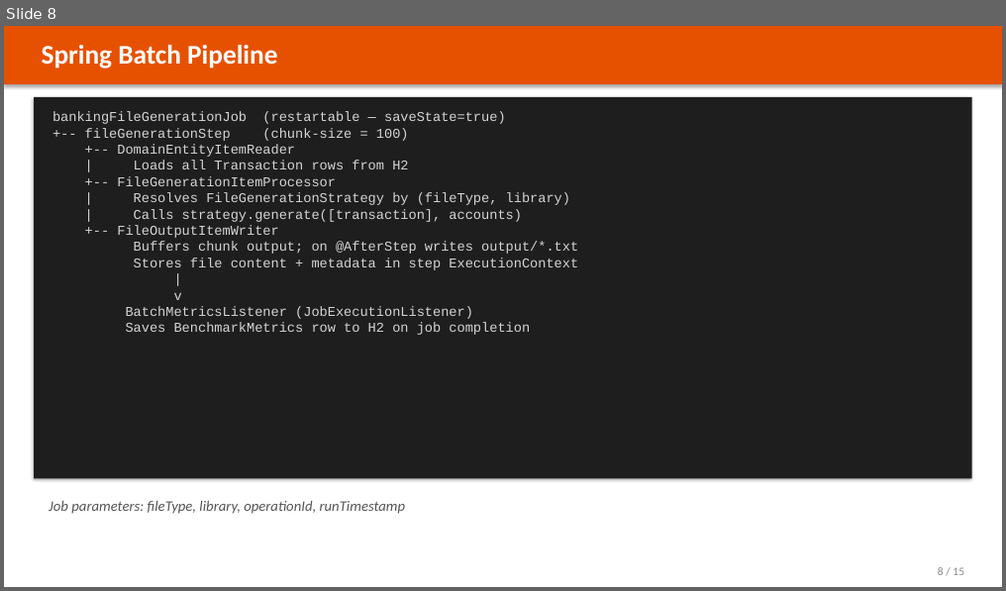
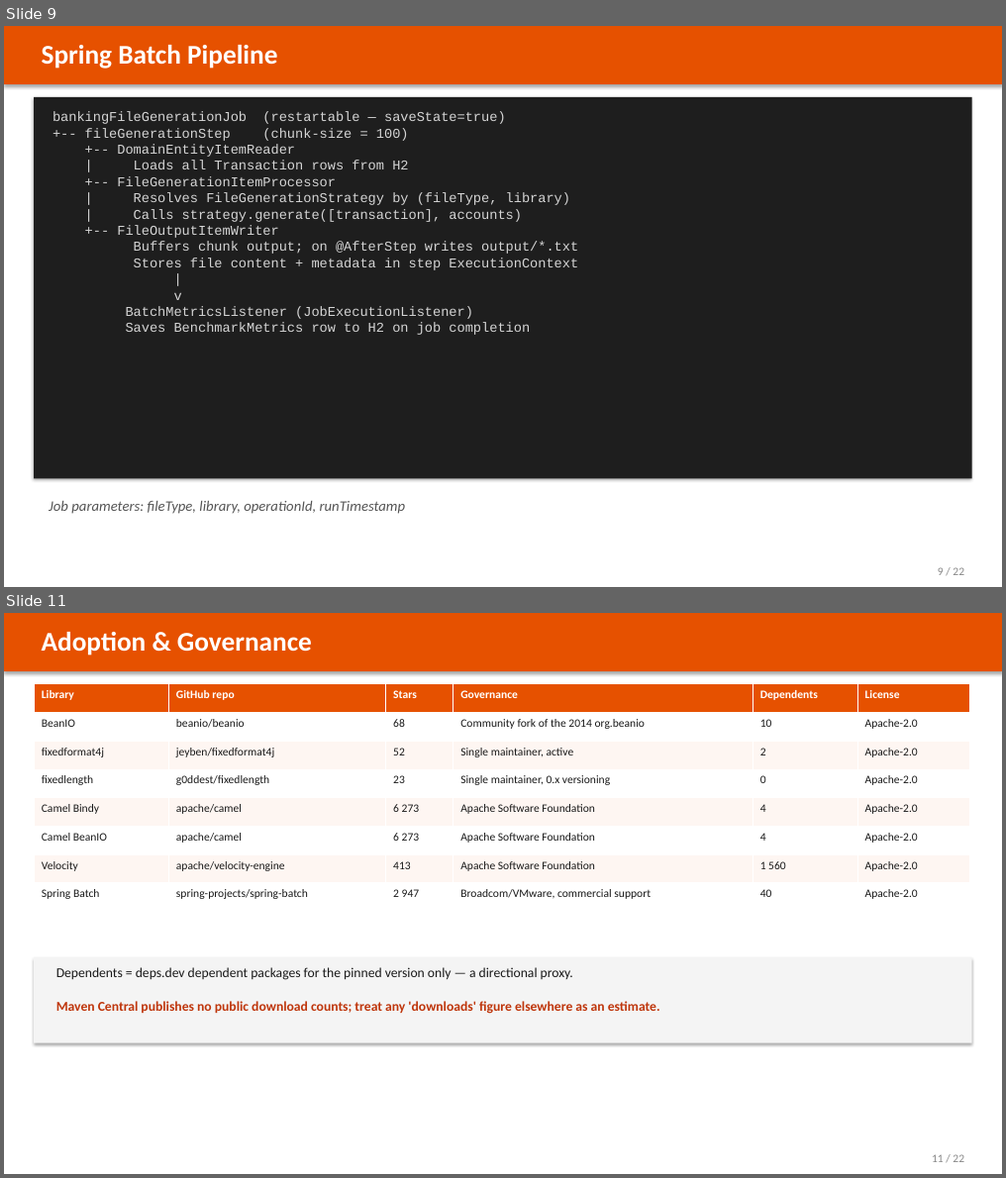
Before and after one commit to wallaceespindola/fixed-length-converters, a slide deck: docs/slides/banking-parser-platform.pptx. Shown one above the other, each under a label of ours: slide 8 before the commit, slides 9 and 11 after it; the slides between them are not shown. The pictures are 1006x591 and 1006x1178 pixels, drawn with LibreOffice and Linux fonts; fonts in the diff are those of the drawing. Boxes give left, top, right and bottom in pixels: in the first picture for what was removed or moved away, otherwise in the second. Text is boxed around its words. In the diff, an @@ line names an element or a change of style, - is before the commit and + after.

```diff
--- a/docs/slides/banking-parser-platform.pptx
+++ b/docs/slides/banking-parser-platform.pptx
@@ slide 11 added at (x1=4, y1=613, x2=1002, y2=1174), background #FFFFFF @@
@@ rectangle added at (x1=4, y1=613, x2=1002, y2=671), fill #E65100 @@
@@ text added at (x1=42, y1=632, x2=312, y2=656), 26 pt, text #FFFFFF, bold @@
+Adoption & Governance
@@ table added at (x1=34, y1=684, x2=969, y2=912), 8 rows, 6 columns @@
+Library | GitHub repo | Stars | Governance | Dependents | License
+BeanIO | beanio/beanio | 68 | Community fork of the 2014 org.beanio | 10 | Apache-2.0
+fixedformat4j | jeyben/fixedformat4j | 52 | Single maintainer, active | 2 | Apache-2.0
+fixedlength | g0ddest/fixedlength | 23 | Single maintainer, 0.x versioning | 0 | Apache-2.0
+Camel Bindy | apache/camel | 6 273 | Apache Software Foundation | 4 | Apache-2.0
+Camel BeanIO | apache/camel | 6 273 | Apache Software Foundation | 4 | Apache-2.0
+Velocity | apache/velocity-engine | 413 | Apache Software Foundation | 1 560 | Apache-2.0
+Spring Batch | spring-projects/spring-batch | 2 947 | Broadcom/VMware, commercial support | 40 | Apache-2.0
@@ rectangle added at (x1=34, y1=958, x2=972, y2=1044), fill #F4F4F4 @@
@@ text added at (x1=56, y1=967, x2=573, y2=980), 13 pt, text #1A1A1A @@
+Dependents = deps.dev dependent packages for the pinned version only — a directional proxy.
@@ text added at (x1=56, y1=1001, x2=660, y2=1014), 13 pt, text #BF360C, bold @@
+Maven Central publishes no public download counts; treat any 'downloads' figure elsewhere as an estimate.
@@ text added at (x1=932, y1=1155, x2=964, y2=1162), 11 pt, text #888888 @@
+11 / 22
@@ what was slide 8 is now slide 9 @@
@@ slide 9 changed as well @@
@@ text at (x1=938, y1=568, x2=964, y2=575): text changed @@
-8 / 15
+9 / 22
```
Also in this commit, not shown: 13 other slides changed, 7 other slides added, 1 slide removed, 7 other files.
